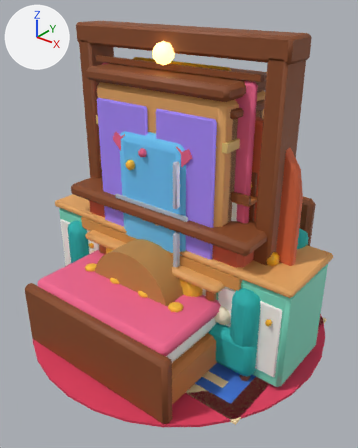
One commit to the glTF model public/assets/models/house.glb: the scene before it, then after it.
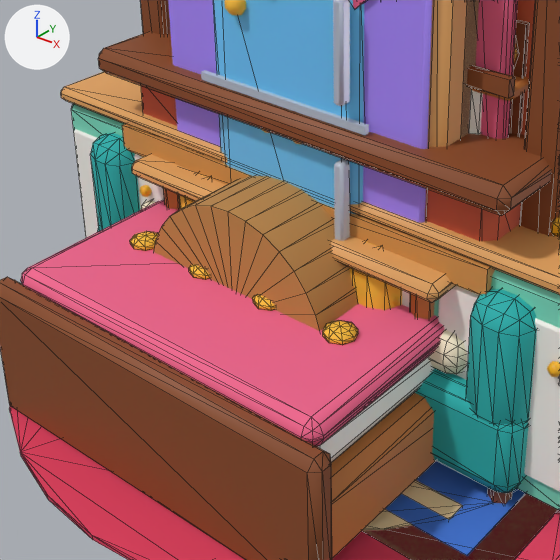
Each version is shown whole from a 50 mm camera at (2.35, -2.93, 2.74) aimed at (0.08, -0.09, 0.98), then close up on the part from 8% to 76% of the width and 36% to 91% of the height. The axes (+X, +Y, +Z) are drawn at upper left. The lights are the same throughout. The last two pictures show the newer version. The close-ups show mesh edges as thin lines. Where no turn or scale is listed for an object, it has been applied to the vertices.

Objects in the first close-up: 'Mesh_187', 'bed_1', 'bed_3', 'bed_5', 'counter_2', 'counter_5', 'door_frame_1', 'fireplace_3', 'fridge_1', 'rug_round_1', 'sofa_1', 'wardrobe_3' and 26 more.
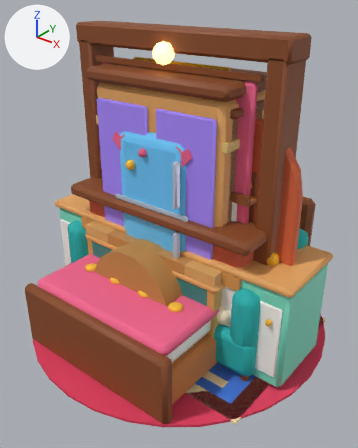
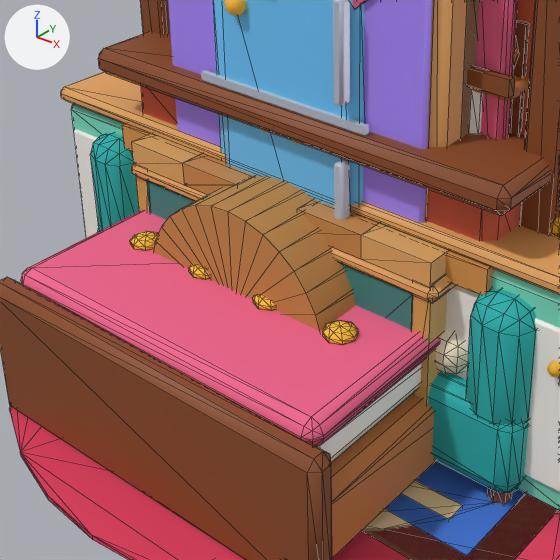
The change, as a list of edits to the scene's bpy script:
```text
Add ob_mesh_226:
    ob_mesh_226 = bpy.data.objects.new('Mesh_226', me_mesh_226)  # a box spanning x -0.135..0.135, y -0.44..0.44, z -0.045..0.045; in mat_material_105 (orange #dfab65)
    ob_mesh_226.location = (0.54, 0.0, 0.83)
Add ob_mesh_225:
    ob_mesh_225 = bpy.data.objects.new('Mesh_225', me_mesh_225)  # a box spanning x -0.135..0.135, y -0.44..0.44, z -0.045..0.045; in mat_material_104 (orange #c88c4e)
    ob_mesh_225.location = (0.27, 0.0, 0.83)
Add ob_mesh_223:
    ob_mesh_223 = bpy.data.objects.new('Mesh_223', me_mesh_223)  # a box spanning x -0.135..0.135, y -0.44..0.44, z -0.045..0.045; in mat_material_102 (orange #c88c4e)
    ob_mesh_223.location = (-0.27, 0.0, 0.83)
Add ob_mesh_222:
    ob_mesh_222 = bpy.data.objects.new('Mesh_222', me_mesh_222)  # a box spanning x -0.135..0.135, y -0.44..0.44, z -0.045..0.045; in mat_material_101 (orange #dfab65)
    ob_mesh_222.location = (-0.54, 0.0, 0.83)
Add ob_mesh_221:
    ob_mesh_221 = bpy.data.objects.new('Mesh_221', me_mesh_221)  # a box spanning x -0.035..0.035, y -0.435..0.435, z -0.295..0.295; in mat_material_100 (orange #d4a557)
    ob_mesh_221.location = (0.64, 0.0, 0.49)
Add ob_mesh_220:
    ob_mesh_220 = bpy.data.objects.new('Mesh_220', me_mesh_220)  # a box spanning x -0.035..0.035, y -0.435..0.435, z -0.295..0.295; in mat_material_99 (orange #d4a557)
    ob_mesh_220.location = (-0.64, 0.0, 0.49)
Add ob_mesh_219:
    ob_mesh_219 = bpy.data.objects.new('Mesh_219', me_mesh_219)  # a box spanning x -0.68..0.68, y -0.43..0.43, z -0.035..0.035; in mat_material_98 (orange #ecc776)
    ob_mesh_219.location = (0.0, 0.0, 0.76)
Add ob_mesh_217:
    ob_mesh_217 = bpy.data.objects.new('Mesh_217', me_mesh_217)  # a box spanning x -0.19..0.19, y -0.018..0.018, z -0.245..0.245; in mat_material_96 (cyan #3c8a83)
    ob_mesh_217.location = (0.42, -0.42, 0.49)
Add ob_mesh_215:
    ob_mesh_215 = bpy.data.objects.new('Mesh_215', me_mesh_215)  # a box spanning x -0.19..0.19, y -0.018..0.018, z -0.245..0.245; in mat_material_94 (cyan #3c8a83)
    ob_mesh_215.location = (-0.42, -0.42, 0.49)
```

Where the change shows, as pixel boxes (x1, y1, x2, y2) in the close-ups (560 x 560 px):
'Mesh_226', added (orange): after (361, 223, 449, 288)
'Mesh_217', added (cyan): after (341, 263, 413, 330)
'Mesh_225', added (orange): after (297, 199, 379, 259)
'Mesh_222', added (orange): after (131, 133, 202, 185)
'Mesh_221', added (orange): after (412, 293, 447, 404)
'Mesh_223', added (orange): after (182, 153, 254, 195)
'Mesh_215', added (cyan): after (147, 181, 195, 220)
'Mesh_220', added: after (136, 176, 149, 211)
'Mesh_219', added: after (431, 274, 447, 304)
'workbench', unchanged, covered by the edit: (122, 124, 495, 295) in both
'armchair_1', unchanged, covered by the edit: before (179, 173, 402, 310)
